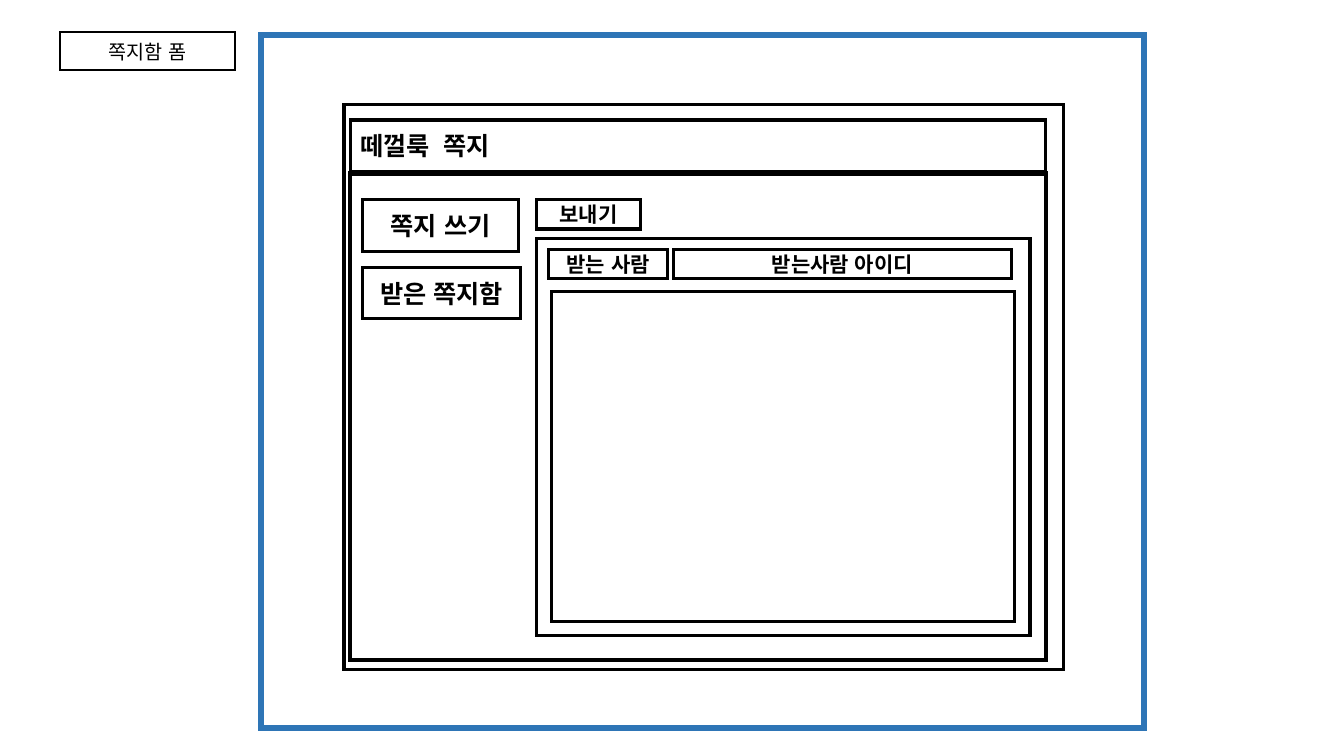
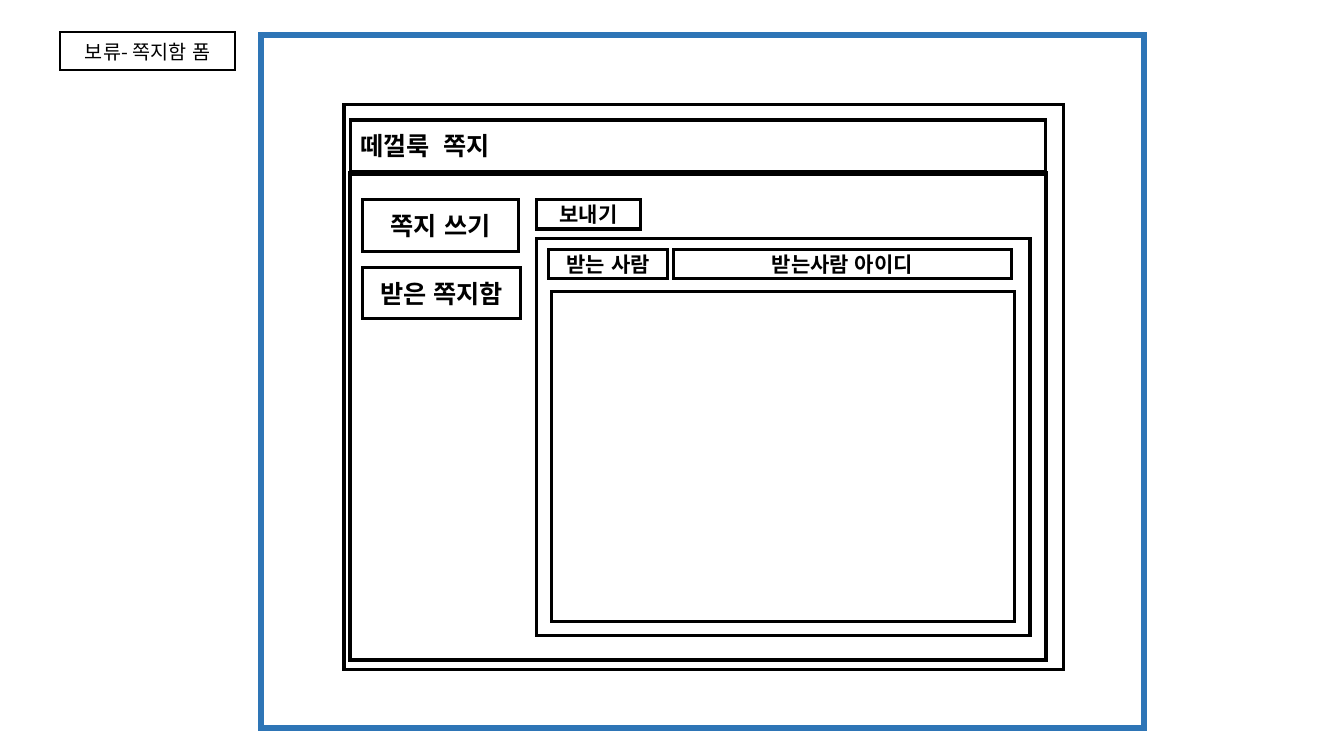
Before and after one commit to KKAKDI/5GONG, a slide deck: slide 8 of 오공 스토리보드.pptx (slide 5 before the commit). Drawn at 1344x756 pixels with LibreOffice and Linux fonts; fonts in the diff are those of the drawing. Boxes give left, top, right and bottom in pixels: in the first picture for what was removed or moved away, otherwise in the second. Text is boxed around its words. In the diff, an @@ line names an element or a change of style, - is before the commit and + after.

```diff
--- a/오공 스토리보드.pptx
+++ b/오공 스토리보드.pptx
@@ text in rectangle at [85,42,210,61]: text changed @@
-쪽지함 폼
+보류- 쪽지함 폼
```
Also in this commit, not shown: 5 other slides changed, 3 slides added, 2 other files.
